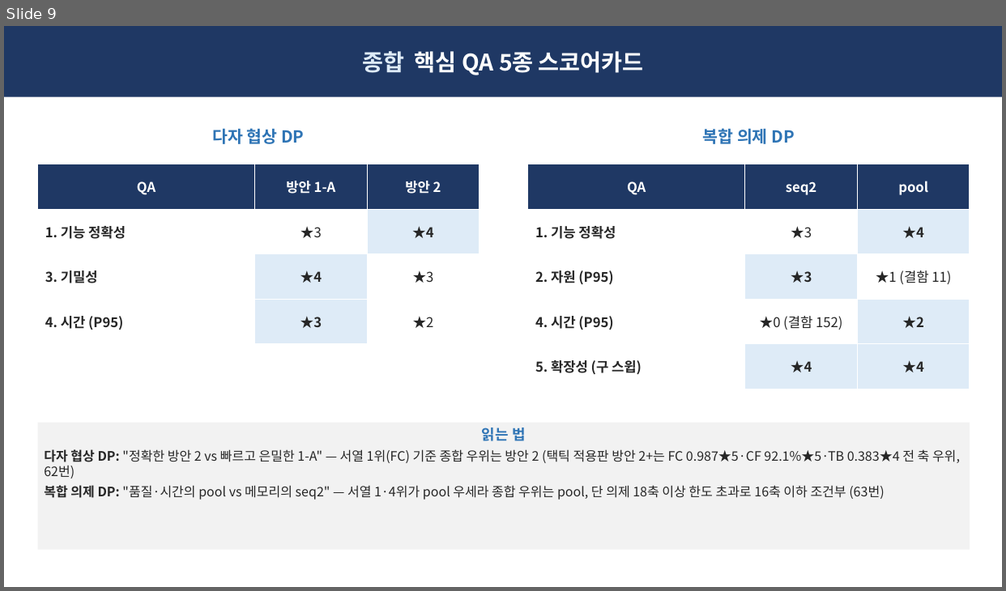
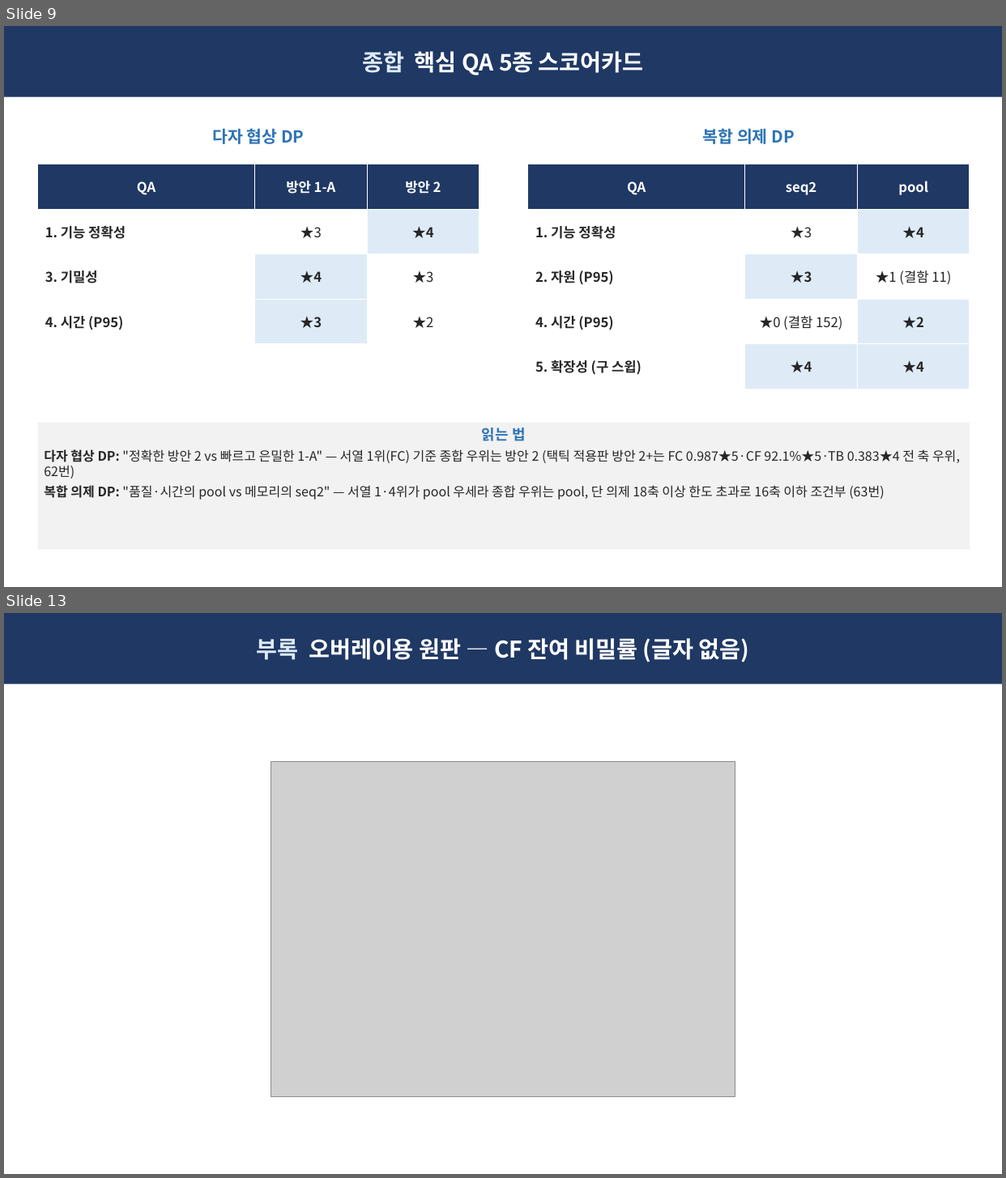
Before and after one commit to Sunwoo-Nam/architect-teamproject, a slide deck: docs/changbae/61-핵심QA-5종-임원-브리핑.pptx. Shown one above the other, each under a label of ours: slide 9 before the commit, slides 9 and 13 after it; the slides between them are not shown. The pictures are 1006x591 and 1006x1178 pixels, drawn with LibreOffice and Linux fonts; fonts in the diff are those of the drawing; grey boxes stand for pictures. Boxes give left, top, right and bottom in pixels: in the first picture for what was removed or moved away, otherwise in the second. Text is boxed around its words. In the diff, an @@ line names an element or a change of style, - is before the commit and + after.

```diff
--- a/docs/changbae/61-핵심QA-5종-임원-브리핑.pptx
+++ b/docs/changbae/61-핵심QA-5종-임원-브리핑.pptx
@@ slide 13 added at box(4, 613, 1002, 1174), background #FFFFFF @@
@@ rectangle added at box(4, 613, 1002, 684), fill #1F3864, 22 pt, text #FFFFFF, bold @@
+부록 오버레이용 원판 — CF 잔여 비밀률 (글자 없음)
@@ picture added at box(271, 761, 735, 1097) @@
```
Also in this commit, not shown: 4 other slides added, 10 other files.
